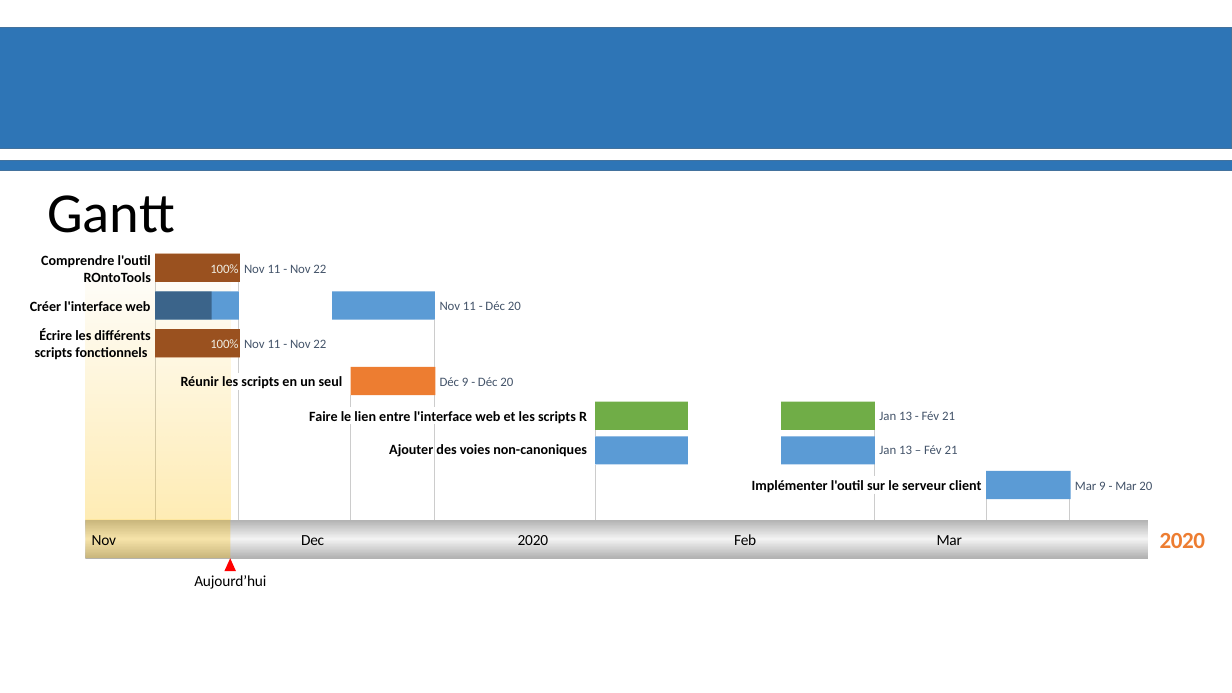
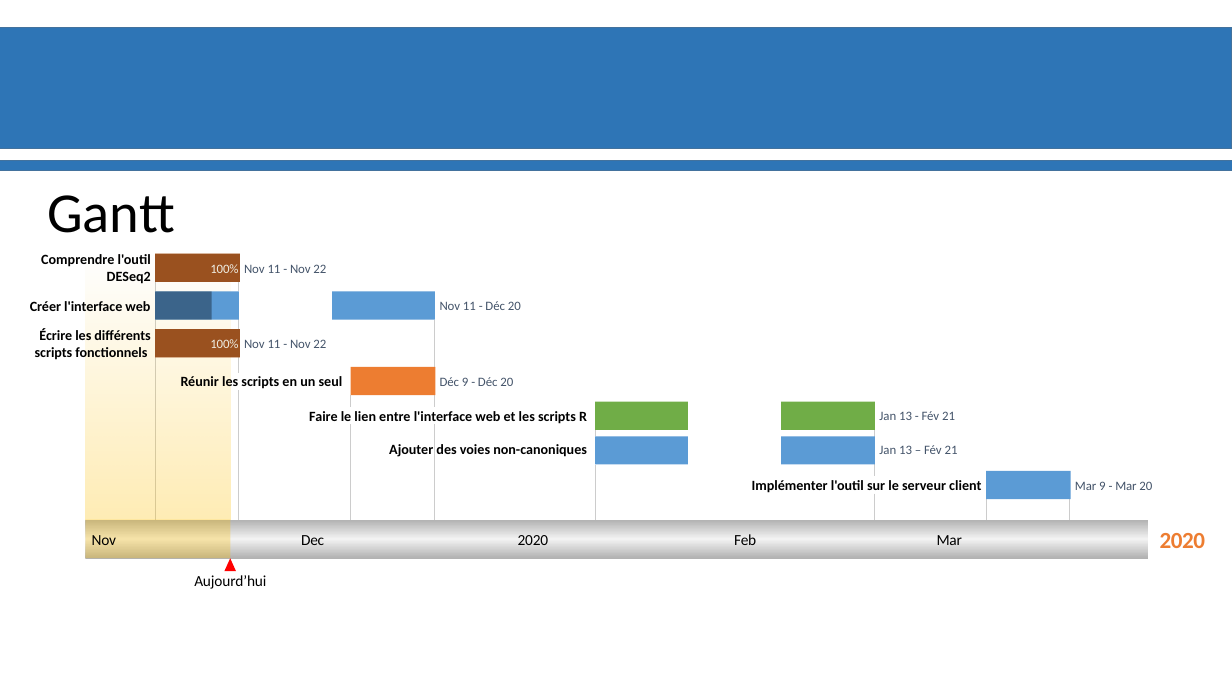
Before and after one commit to materrien/Projet-INSERM, a slide deck: slide 5 of Diapos_Suivit_projet.pptx. Drawn at 1232x693 pixels with LibreOffice and Linux fonts; fonts in the diff are those of the drawing; background and template pictures are left out. Boxes give left, top, right and bottom in pixels: in the first picture for what was removed or moved away, otherwise in the second. Text is boxed around its words. In the diff, an @@ line names an element or a change of style, - is before the commit and + after.

```diff
--- a/Diapos_Suivit_projet.pptx
+++ b/Diapos_Suivit_projet.pptx
@@ text at <box>41,254,151,284</box>: text changed @@
-Comprendre l'outil ROntoTools
+Comprendre l'outil DESeq2
```
Also in this commit, not shown: 6 other slides changed, 1 slide added.
